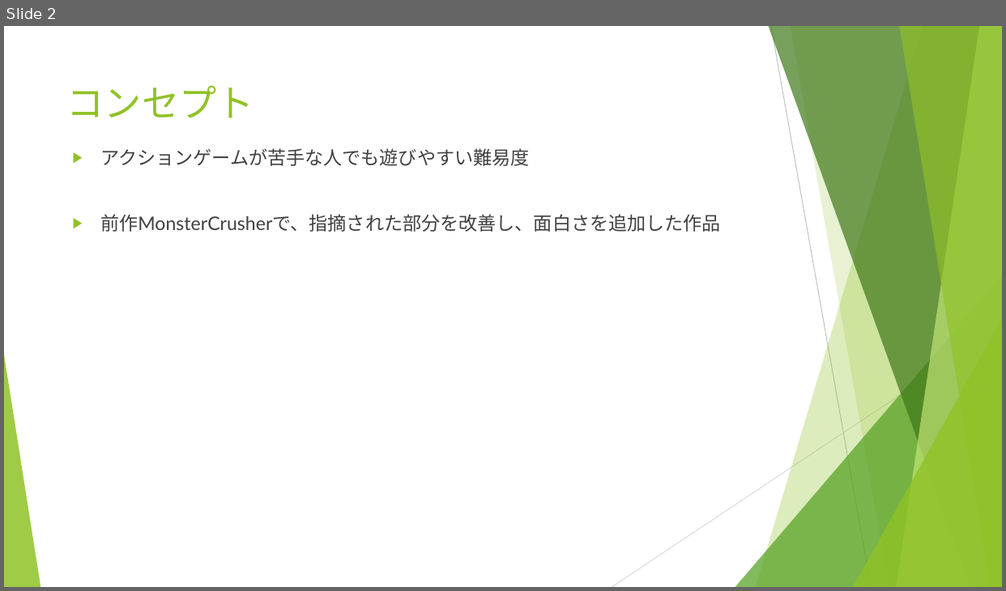
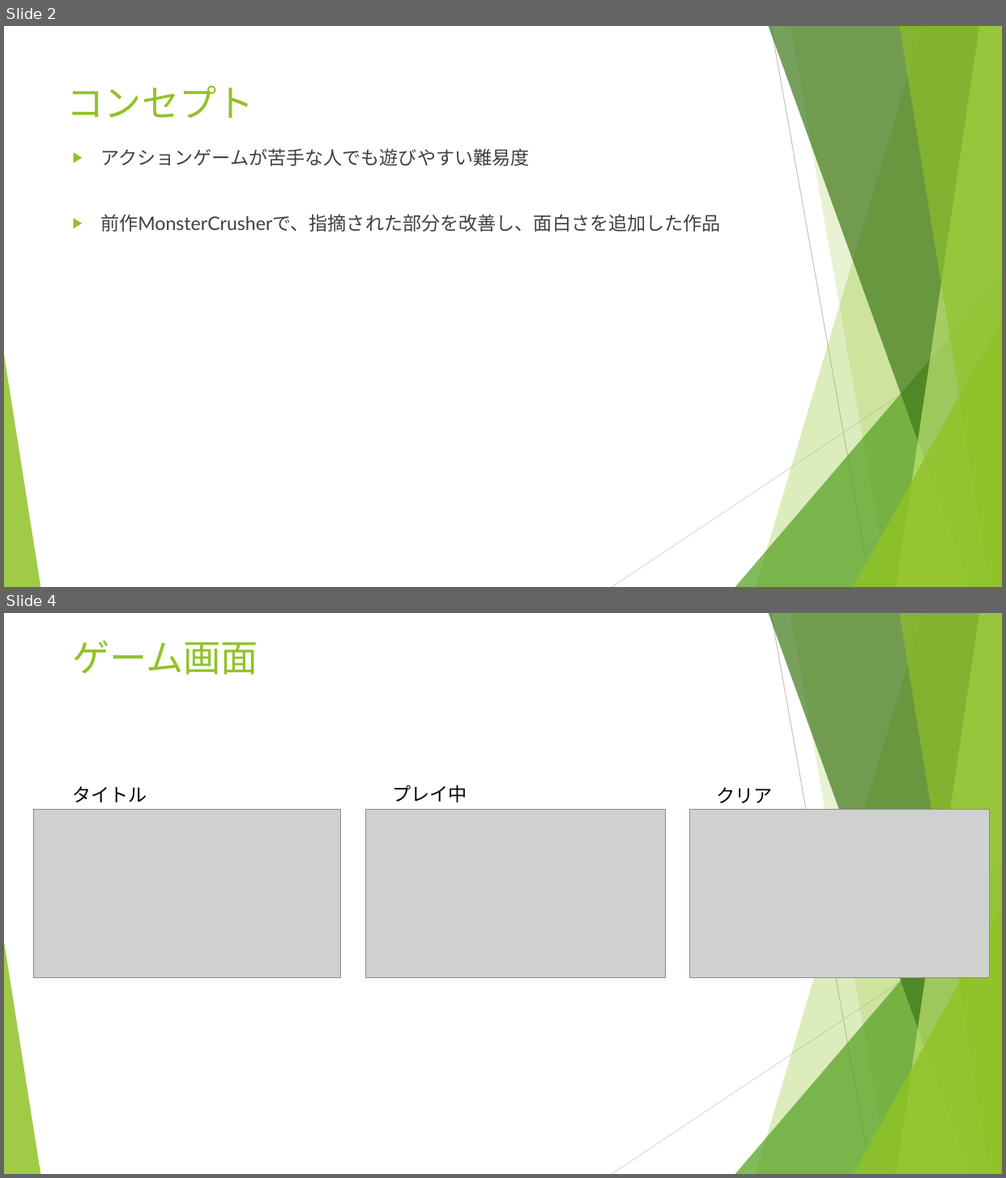
Before and after one commit to Remy-1216/MonsterCrusher, a slide deck: MonsterCrusher Mod.pptx. Shown one above the other, each under a label of ours: slide 2 before the commit, slides 2 and 4 after it; the slides between them are not shown. The pictures are 1006x591 and 1006x1178 pixels, drawn with LibreOffice and Linux fonts; fonts in the diff are those of the drawing; grey boxes stand for pictures. Boxes give left, top, right and bottom in pixels: in the first picture for what was removed or moved away, otherwise in the second. Text is boxed around its words. In the diff, an @@ line names an element or a change of style, - is before the commit and + after.

```diff
--- a/MonsterCrusher Mod.pptx
+++ b/MonsterCrusher Mod.pptx
@@ slide 4 added at bbox=[4, 613, 1002, 1174], background #FFFFFF; not listed: 10 template elements that a slide beside it also shows @@
@@ title added at bbox=[73, 641, 259, 675], 36 pt, text #90C226 @@
+ゲーム画面
@@ text added at bbox=[72, 786, 147, 803], 18 pt, text #000000 @@
+タイトル
@@ text added at bbox=[393, 785, 467, 803], 18 pt, text #000000 @@
+プレイ中
@@ text added at bbox=[717, 787, 773, 803], 18 pt, text #000000 @@
+クリア
@@ picture added at bbox=[34, 810, 341, 978] @@
@@ picture added at bbox=[365, 810, 665, 978] @@
@@ picture added at bbox=[690, 810, 989, 978] @@
```
Also in this commit, not shown: 1 slide changed, 2 slides removed, 1 other file.
